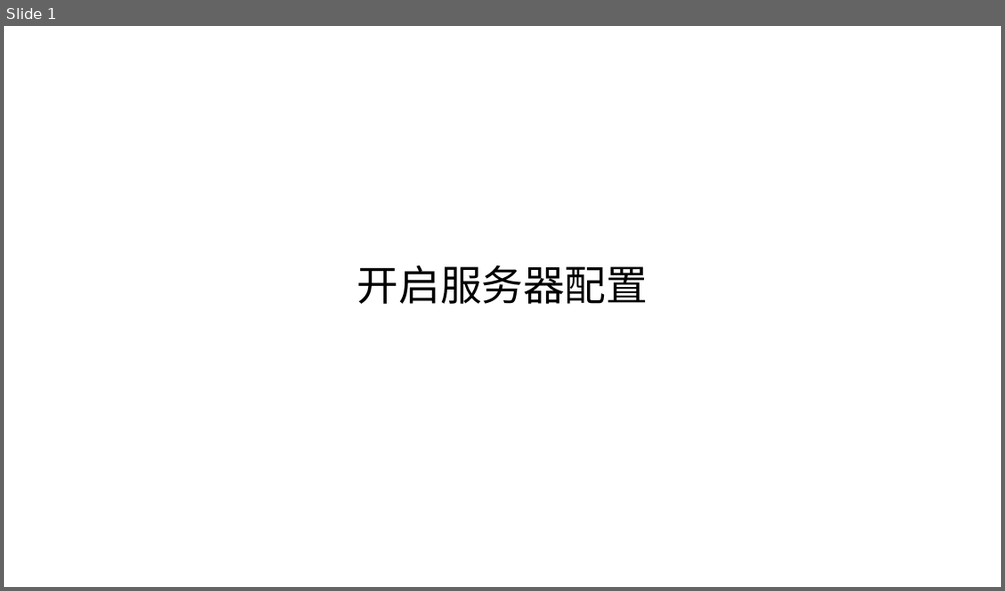
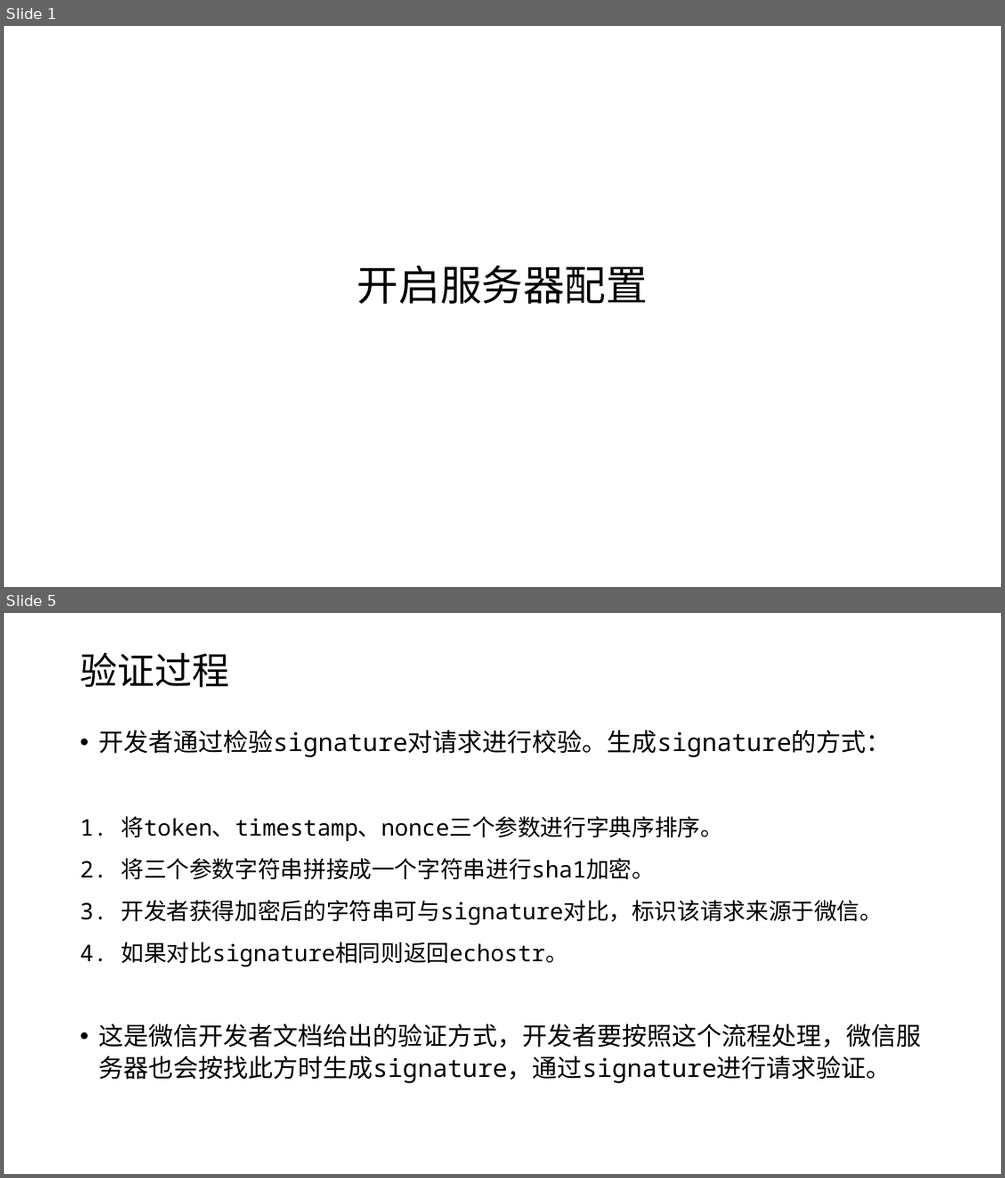
Before and after one commit to edu2act/course-wechat-and-miniprogram, a slide deck: ch02/开启服务器配置.pptx. Shown one above the other, each under a label of ours: slide 1 before the commit, slides 1 and 5 after it; the slides between them are not shown. The pictures are 1005x591 and 1005x1178 pixels, drawn with LibreOffice and Linux fonts; fonts in the diff are those of the drawing. Boxes give left, top, right and bottom in pixels: in the first picture for what was removed or moved away, otherwise in the second. Text is boxed around its words. In the diff, an @@ line names an element or a change of style, - is before the commit and + after.

```diff
--- a/ch02/开启服务器配置.pptx
+++ b/ch02/开启服务器配置.pptx
@@ slide 5 added at bbox=[4, 613, 1001, 1174], background #FFFFFF @@
@@ title added at bbox=[80, 652, 229, 688], 36 pt, text #000000 @@
+验证过程
@@ text added at bbox=[80, 730, 921, 1083], 22 pt, text #000000 @@
+• 开发者通过检验signature对请求进行校验。生成signature的方式：
+1. 将token、timestamp、nonce三个参数进行字典序排序。
+2. 将三个参数字符串拼接成一个字符串进行sha1加密。
+3. 开发者获得加密后的字符串可与signature对比，标识该请求来源于微信。
+4. 如果对比signature相同则返回echostr。
+• 这是微信开发者文档给出的验证方式，开发者要按照这个流程处理，微信服务器也会按找此方时生成signature，通过signature进行请求验证。
```
Also in this commit, not shown: 1 slide changed, 3 other slides added, 1 slide removed, 7 other files.
